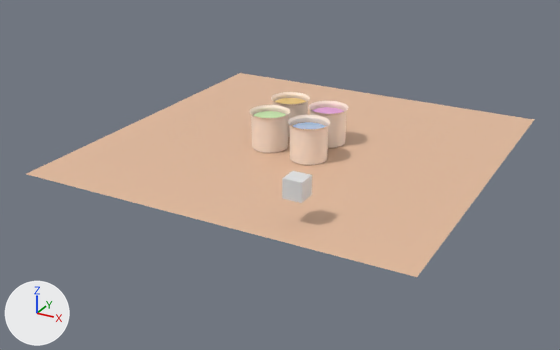
What one commit did to the glTF model src/bea.glb.
One viewpoint serves both versions: a 50 mm camera at (18.4, -35.7, 15.7) aimed at (-0.4, -1.5, -1.4). Lighting does not change. The marker at lower left points along +X, +Y and +Z.

The first picture shows 'Beaker', 'Beaker.001', 'Beaker.002', 'Beaker.003', 'Cube', 'Liquid', 'Liquid.001', 'Liquid.002', 'Liquid.003', 'Plane'.
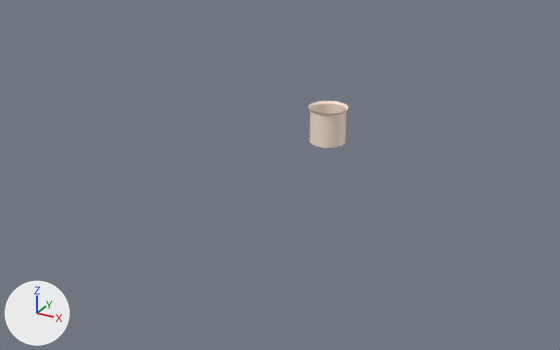
Changed parts and their boxes [x1, y1, x2, y2] in the pictures (560 x 350 px):
'Plane', deleted (beige): before [27, 73, 534, 277]
'Beaker.001', deleted: before [288, 115, 330, 165]
'Beaker.002', deleted: before [249, 105, 290, 153]
'Cube', deleted: before [282, 171, 312, 203]
'Beaker', deleted: before [271, 92, 310, 137]
'Liquid.002', deleted: before [253, 111, 286, 118]
'Liquid.001', deleted: before [293, 122, 326, 129]
'Liquid.003', deleted: before [313, 107, 344, 114]
'Liquid', deleted: before [275, 98, 306, 104]

Patch to the scene script:
```diff
--- a/src/bea.glb.py
+++ b/src/bea.glb.py
@@ ob_beaker @@
-ob_beaker = bpy.data.objects.new('Beaker', me_cylinder)
-ob_beaker.location = (-1.38, 1.42, 1.02)
@@ ob_liquid @@
-ob_liquid = bpy.data.objects.new('Liquid', me_cylinder_001)
-ob_liquid.location = (-1.38, 1.42, 0.0)
@@ ob_beaker_001 @@
-ob_beaker_001 = bpy.data.objects.new('Beaker.001', me_cylinder_002)
-ob_beaker_001.location = (1.33, -1.6, 0.99)
@@ ob_liquid_001 @@
-ob_liquid_001 = bpy.data.objects.new('Liquid.001', me_cylinder_003)
-ob_liquid_001.location = (1.33, -1.6, -0.02)
@@ ob_beaker_002 @@
-ob_beaker_002 = bpy.data.objects.new('Beaker.002', me_cylinder_004)
-ob_beaker_002.location = (-1.29, -1.12, 1.0)
@@ ob_liquid_002 @@
-ob_liquid_002 = bpy.data.objects.new('Liquid.002', me_cylinder_005)
-ob_liquid_002.location = (-1.29, -1.12, -0.02)
@@ ob_liquid_003 @@
-ob_liquid_003 = bpy.data.objects.new('Liquid.003', me_cylinder_007)
-ob_liquid_003.location = (1.17, 1.04, -0.02)
@@ ob_plane @@
-ob_plane = bpy.data.objects.new('Plane', me_plane)
-ob_plane.location = (0.11, 0.03, -0.05)
@@ ob_cube @@
-ob_cube = bpy.data.objects.new('Cube', me_cube)
-ob_cube.location = (4.23, -8.46, 1.68)
```
